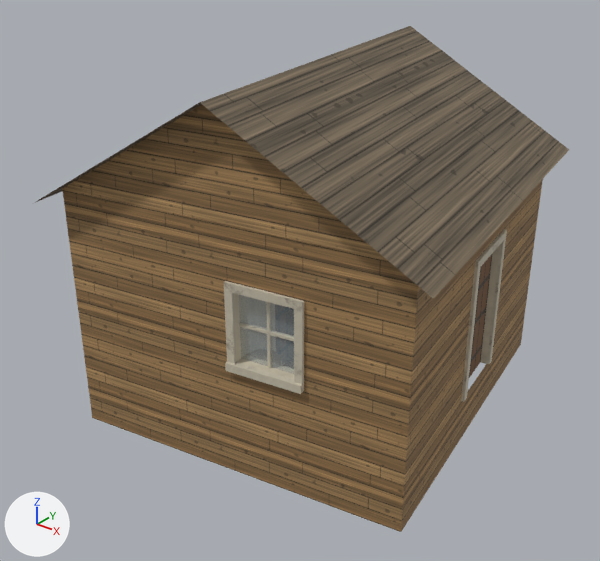
The glTF model world/bridgehollow__dyers_walk_local/export/models/buildings/bld_house_084.glb, before and after one commit.
The view is the same before and after, from a camera (50 mm lens) standing at (7.27, -9.7, 7.73) and looking at (-0.09, -0.5, 2.03). Arrows for +X, +Y and +Z are at lower left; the lights stay in place. The first picture is the older version. Vertices at exactly the same position are counted once.

In view in the first picture: 'bld_house_084', 'bld_house_084_door1', 'bld_house_084_roof'.
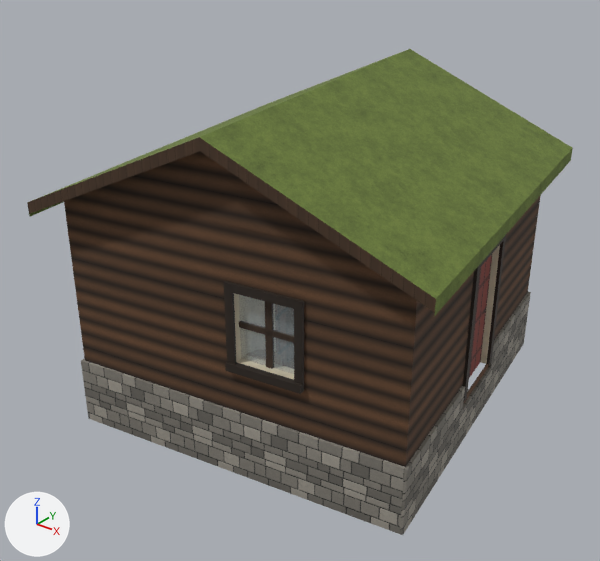
Edits to the bpy script that builds the scene:
```text
Add mat_mat_s_turf_6b7d3a:
    mat_mat_s_turf_6b7d3a = bpy.data.materials.new('mat_s_turf_6b7d3a')
    # uses the picture img_mat_s_turf_6b7d3a
    # uses the picture img_mat_s_turf_6b7d3a_n
Add mat_mat_s_board_4a3524:
    mat_mat_s_board_4a3524 = bpy.data.materials.new('mat_s_board_4a3524')
    # uses the picture img_mat_s_board_4a3524
    # uses the picture img_mat_s_board_4a3524_n
Add mat_mat_s_log_5a3e28:
    mat_mat_s_log_5a3e28 = bpy.data.materials.new('mat_s_log_5a3e28')
    # uses the picture img_mat_s_log_5a3e28
    # uses the picture img_mat_s_log_5a3e28_n
Add mat_mat_s_tint_wall_stone_78746c:
    mat_mat_s_tint_wall_stone_78746c = bpy.data.materials.new('mat_s_tint_wall_stone_78746c')
    # uses the picture img_mat_s_tint_wall_stone_78746c
    # uses the picture img_mat_s_tint_wall_stone_78746c_n
Add mat_mat_s_tint_trim_2a2018:
    mat_mat_s_tint_trim_2a2018 = bpy.data.materials.new('mat_s_tint_trim_2a2018')
    # uses the picture img_mat_s_tint_trim_2a2018
    # uses the picture img_mat_s_tint_trim_2a2018_n
Add mat_mat_s_beam_3b2c20:
    mat_mat_s_beam_3b2c20 = bpy.data.materials.new('mat_s_beam_3b2c20')
    # uses the picture img_mat_s_beam_3b2c20
    # uses the picture img_mat_s_beam_3b2c20_n
Change me_bld_house_084:
    remove me_bld_house_084.from_pydata(...)  # 252 vertices, 328 faces; spans x -3.06..3.06, y -3.2..3.2, z 0.0..3.84
    add me_bld_house_084.from_pydata(...)  # 292 vertices, 376 faces; spans x -3.11..3.11, y -3.25..3.25, z 0.0..3.84
    me_bld_house_084 part 1: the loose piece of 8 vertices spanning x 1.01..1.06, y -2.58..-2.51, z 1.86..2.93 is scaled about its middle by (2.4, 0.854, 1), in mat_mat_s_beam_3b2c20
    me_bld_house_084 part 2: the loose piece of 8 vertices spanning x 0.58..1.49, y -2.65..-2.44, z 2.37..2.41 is scaled about its middle by (1, 0.978, 2), in mat_mat_s_beam_3b2c20
    me_bld_house_084 part 3: 40 vertices added at x -3.11..3.11, y -3.25..3.25, z 0.0..1.07
    me_bld_house_084 part 4: 30 kept faces spanning x -3.06..3.06, y -3.2..3.2, z 0.0..3.84 get new texture (UV) coordinates
    me_bld_house_084 part 5: 24 faces spanning x -3.06..3.06, y -3.2..3.2, z 0.0..3.84 switch from mat_mat_plank to mat_mat_s_log_5a3e28
    me_bld_house_084 part 6: 114 faces spanning x -2.77..2.76, y -2.84..2.95, z 0.79..3.05 switch from mat_mat_trim to mat_mat_s_tint_trim_2a2018
    other edits to the shape of me_bld_house_084 do not show in these pictures
    add me_bld_house_084.materials.append(mat_mat_s_beam_3b2c20)
    add me_bld_house_084.materials.append(mat_mat_s_tint_wall_stone_78746c)
Change me_bld_house_084_roof:
    verts and faces of me_bld_house_084_roof; kept vertices keep their numbers, new ones are numbered from 116
    remove me_bld_house_084_roof.from_pydata(...)  # 116 vertices, 128 faces; spans x -3.42..3.42, y -3.55..3.55, z 3.47..5.43
    add me_bld_house_084_roof.from_pydata(...)  # 126 vertices, 140 faces; spans x -3.46..3.46, y -3.6..3.6, z 3.47..5.03
    me_bld_house_084_roof part 7: the loose piece of 6 vertices spanning x -3.42..3.42, y -3.55..3.55, z 3.66..5.43 is rebuilt with 16 vertices and now spans x -3.46..3.46, y -3.6..3.6, z 3.47..5.03
    me_bld_house_084_roof part 8
    add verts[106] = (0.46, -2.77, 5.03)  # moved, pixel (216, 129)
    me_bld_house_084_roof part 9: 2 faces spanning x -3.07..3.07, y -3.2..3.2, z 3.84..5.03 switch from mat_mat_plank to mat_mat_s_log_5a3e28
    other edits to the shape of me_bld_house_084_roof do not show in these pictures
    remove me_bld_house_084_roof.materials.append(mat_mat_timber_roof)
    add me_bld_house_084_roof.materials.append(mat_mat_s_board_4a3524)
    add me_bld_house_084_roof.materials.append(mat_mat_s_turf_6b7d3a)
```

What differs and where, as boxes [x1, y1, x2, y2] in the pictures (600 x 561 px; the box of a moved part takes in the faces that stretch with it):
'bld_house_084', reshaped: before [62, 179, 543, 532]; after [64, 194, 541, 535]
'bld_house_084_roof', reshaped: before [34, 26, 569, 299]; after [27, 49, 573, 316]
part 1 of me_bld_house_084, moved or reshaped: before [266, 302, 271, 368]; after [265, 301, 273, 369]
part 2 of me_bld_house_084, moved or reshaped: before [239, 323, 294, 341]; after [239, 321, 294, 343]
part 3 of me_bld_house_084, added: after [81, 292, 531, 535]
part 4 of me_bld_house_084, surface changed: before [62, 179, 543, 532]; after [64, 194, 541, 467]
part 5 of me_bld_house_084, recoloured: before [62, 179, 543, 532]; after [64, 194, 541, 467]
part 6 of me_bld_house_084, recoloured: [224, 235, 506, 401] in both
part 7 of me_bld_house_084_roof, rebuilt: before [34, 26, 569, 299]; after [27, 49, 573, 316]
part 8 of me_bld_house_084_roof, moved or reshaped: before [62, 105, 387, 260]; after [85, 152, 343, 250]
part 9 of me_bld_house_084_roof, recoloured (darker): before [62, 105, 387, 260]; after [85, 152, 343, 250]
